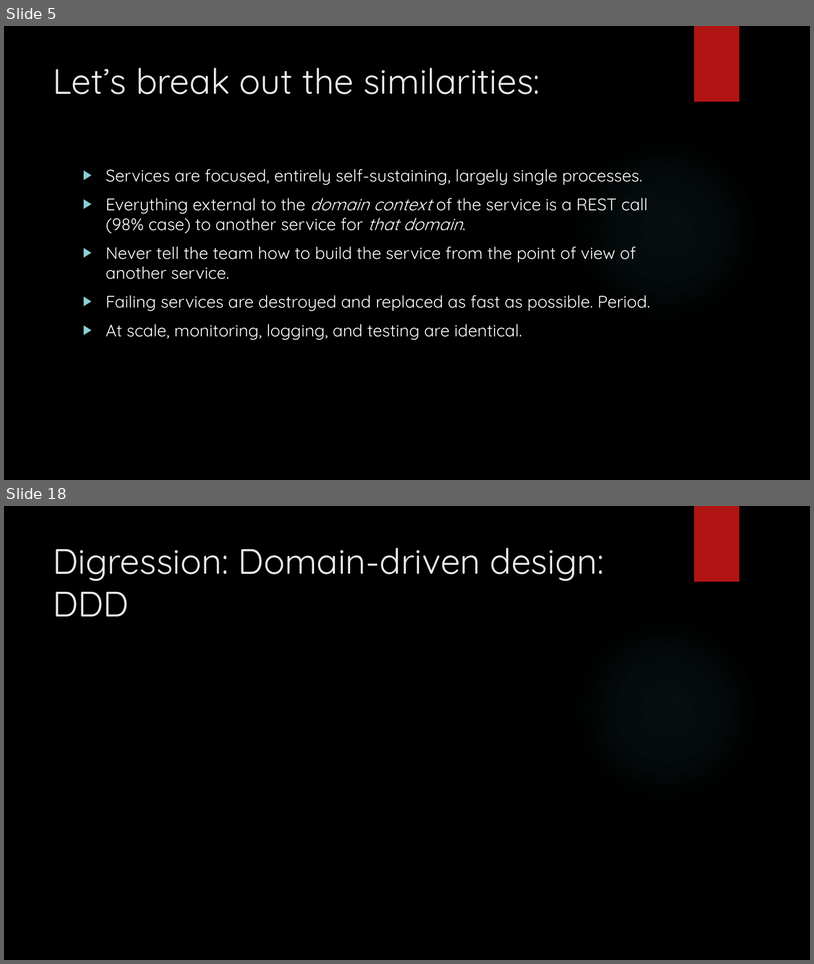
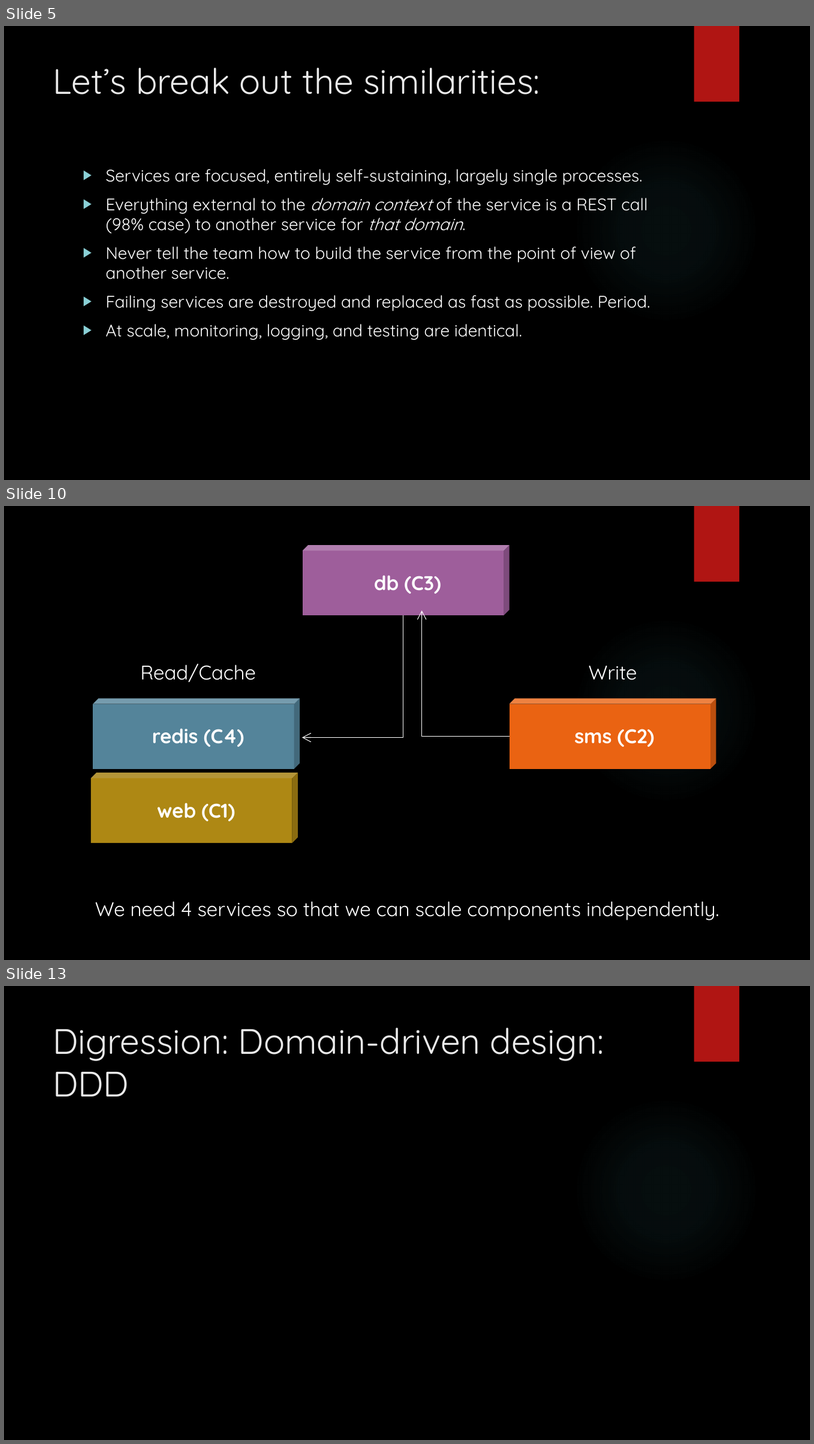
Before and after one commit to arif-aigonix/leap2015, a slide deck: Microservices Overview.pptx. Shown one above the other, each under a label of ours: slides 5 and 18 before the commit, slides 5, 10 and 13 after it; the slides between them are not shown. The pictures are 814x964 and 814x1444 pixels, drawn with LibreOffice and Linux fonts; fonts in the diff are those of the drawing; background and template pictures are left out. Boxes give left, top, right and bottom in pixels: in the first picture for what was removed or moved away, otherwise in the second. Text is boxed around its words. In the diff, an @@ line names an element or a change of style, - is before the commit and + after.

```diff
--- a/Microservices Overview.pptx
+++ b/Microservices Overview.pptx
@@ slide 10 added at (4, 506, 810, 960), background picture (left out); not listed: 2 template elements that a slide beside it also shows @@
@@ cube added at (303, 546, 510, 615), fill #9E5E9B @@
@@ text added at (374, 575, 441, 594), 23.5 pt, text #FFFFFF, bold @@
+db (C3)
@@ elbow arrow added from (510, 736) to (422, 610), #FFFFFF 0.75 pt @@
@@ elbow arrow added from (403, 615) to (302, 737), #FFFFFF 0.75 pt @@
@@ text added at (140, 663, 256, 682), 23.5 pt, text #FFFFFF @@
+Read/Cache
@@ text added at (589, 666, 638, 680), 23.5 pt, text #FFFFFF @@
+Write
@@ cube added at (93, 699, 300, 769), fill #54849A @@
@@ cube added at (510, 699, 717, 769), fill #EA6312 @@
@@ text added at (152, 728, 245, 747), 23.5 pt, text #FFFFFF, bold @@
+redis (C4)
@@ text added at (575, 729, 655, 747), 23.5 pt, text #FFFFFF, bold @@
+sms (C2)
@@ cube added at (91, 772, 298, 843), fill #DAAA1A at 80% opacity @@
@@ text added at (157, 802, 235, 821), 23.5 pt, text #FFFFFF, bold @@
+web (C1)
@@ text added at (95, 901, 720, 920), 23.5 pt, text #FFFFFF @@
+We need 4 services so that we can scale components independently.
@@ what was slide 18 is now slide 13 @@
```
Also in this commit, not shown: 1 slide changed, 10 other slides added, 3 slides removed, 3 other files.
